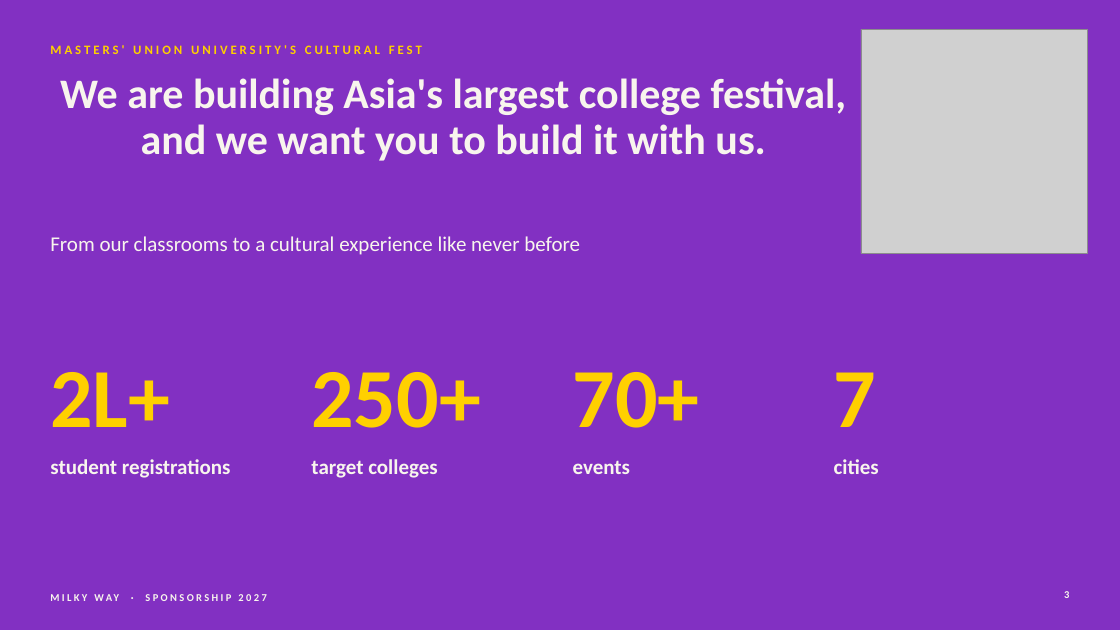
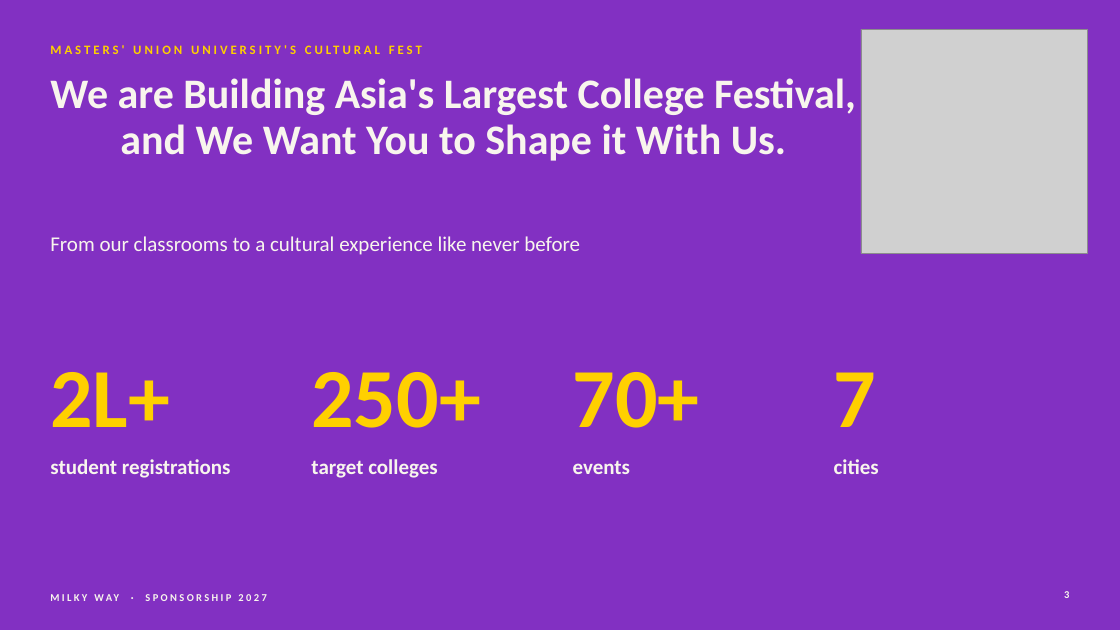
Before and after one commit to adityamittal2103/milkywayspons, a slide deck: slide 3 of deck/Milky-Way-Sponsorship-2027.pptx. Drawn at 1120x630 pixels with LibreOffice and Linux fonts; fonts in the diff are those of the drawing; grey boxes stand for pictures. Boxes give left, top, right and bottom in pixels: in the first picture for what was removed or moved away, otherwise in the second. Text is boxed around its words. In the diff, an @@ line names an element or a change of style, - is before the commit and + after.

```diff
--- a/deck/Milky-Way-Sponsorship-2027.pptx
+++ b/deck/Milky-Way-Sponsorship-2027.pptx
@@ title at (50,78,856,161): text changed @@
-We are building Asia's largest college festival, and we want you to build it with us.
+We are Building Asia's Largest College Festival, and We Want You to Shape it With Us.
```
Also in this commit, not shown: 14 other slides changed, 1 slide added, 2 slides removed, 30 other files.
